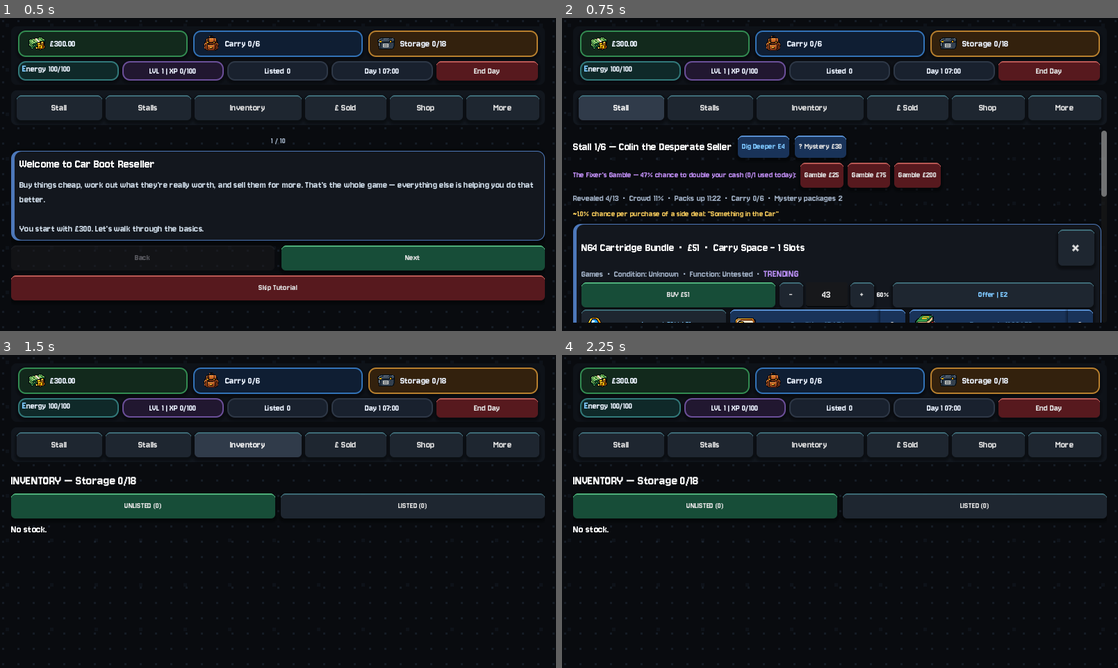
Above: before the commit, frames 1-4 (two rows, left to right).
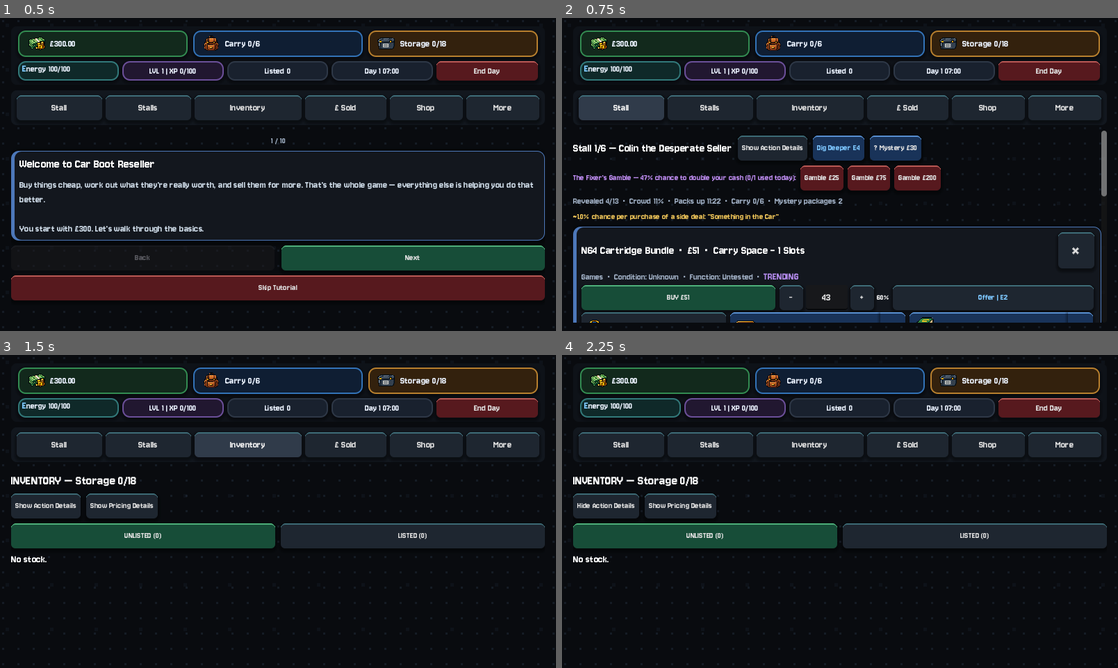
Above: after the commit, the same moments.

Repository: wmilburn1997-ai/car-boot-reseller
Game: Godot game, scene res://Main.tscn
Same seed, same stepped clock (60 frames per second), same inputs: the game is played once before the commit and once after it.
Inputs (mouse positions are in pixels of both pictures, inside the frame that each line leads up to):
- Up to frame 1 (0.5 s): no input
- Up to frame 2 (0.75 s): click "Stall" at 0.5 s
- Up to frame 3 (1.5 s): click "Inventory" at 1.25 s
- Up to frame 4 (2.25 s): click (606, 505) at 2 s, where only the run after the commit has a clickable "Show Action Details"

Frame 1 is identical in both runs. In frame 2, 10% of the frame differs, in the area x 2-98%, y 37-98%; in frame 3, 15%; in frame 4, 15%, in the area x 2-98%, y 44-67%.

Commit message:
Add collapsible action/pricing details to reduce text density

Diff:
--- a/main.gd
+++ b/main.gd
@@ -1361,7 +1361,7 @@
 		help_btn.add_theme_font_size_override("font_size", 13)
 		help_btn.pressed.connect(Callable(self, "queue_popup").bind(help_text, "info"))
 		header_row.add_child(help_btn)
-	if note_bbcode_text != "":
+	if note_bbcode_text != "" and show_action_details:
 		var note = RichTextLabel.new()
 		note.bbcode_enabled = true
 		note.fit_content = true
@@ -1400,6 +1400,31 @@
 	badge.add_theme_font_size_override("font_size", 13)
 	badge.add_theme_color_override("font_color", Color(1.0,0.84,0.35,1.0))
 	return badge
+
+func make_action_details_toggle():
+	var btn = Button.new()
+	btn.text = "Hide Action Details" if show_action_details else "Show Action Details"
+	btn.tooltip_text = "Toggles whether Condition/Research/Test/etc. results show their full detail text, or just a compact header."
+	style_button(btn, "nav")
+	btn.pressed.connect(func():
+		show_action_details = not show_action_details
+		if current_screen_name == "show_stall":
+			show_stall()
+		else:
+			show_inventory()
+	)
+	return btn
+
+func make_pricing_details_toggle():
+	var btn = Button.new()
+	btn.text = "Hide Pricing Details" if show_pricing_details else "Show Pricing Details"
+	btn.tooltip_text = "Toggles whether the fee/postage/profit breakdown shows in full, or just the estimated profit."
+	style_button(btn, "nav")
+	btn.pressed.connect(func():
+		show_pricing_details = not show_pricing_details
+		show_inventory()
+	)
+	return btn
 
 func make_category_icon_rect(category):
 	if not category_icons.has(category):
@@ -2187,6 +2212,7 @@
 	title.add_theme_font_size_override("font_size", 18)
 	title.text = "Stall %d/%d — %s" % [current_stall_index + 1, stalls.size(), seller_display]
 	title_row.add_child(title)
+	title_row.add_child(make_action_details_toggle())
 
 	var browse = Button.new()
 	browse.text = "Dig Deeper E4"
@@ -3062,6 +3088,12 @@
 	title.add_theme_font_size_override("font_size", 20)
 	title.text = "INVENTORY — Storage %d/%d" % [inventory_space_used(), storage_upgrades[storage_level]["capacity"]]
 	body.add_child(title)
+	var toggle_row = HFlowContainer.new()
+	toggle_row.add_theme_constant_override("h_separation", 8)
+	toggle_row.add_theme_constant_override("v_separation", 8)
+	body.add_child(toggle_row)
+	toggle_row.add_child(make_action_details_toggle())
+	toggle_row.add_child(make_pricing_details_toggle())
 
 	var unlisted_count = 0
 	var listed_count = 0
@@ -3387,7 +3419,10 @@
 		breakdown_live.size_flags_horizontal = Control.SIZE_EXPAND_FILL
 		breakdown_live.add_theme_font_size_override("normal_font_size", 15)
 		breakdown_live.add_theme_color_override("default_color", Color(0.72,0.78,0.85,1.0))
-		breakdown_live.text = format_sale_breakdown(item, float(item["listing"])) + "\n" + format_sale_estimate(item, float(item["listing"]))
+		if show_pricing_details:
+			breakdown_live.text = format_sale_breakdown(item, float(item["listing"])) + "\n" + format_sale_estimate(item, float(item["listing"]))
+		else:
+			breakdown_live.text = format_sale_summary(item, float(item["listing"]))
 		card.add_child(breakdown_live)
 		return
 
@@ -3411,7 +3446,10 @@
 	breakdown.size_flags_horizontal = Control.SIZE_EXPAND_FILL
 	breakdown.add_theme_font_size_override("normal_font_size", 15)
 	breakdown.add_theme_color_override("default_color", Color(0.72,0.78,0.85,1.0))
-	breakdown.text = format_sale_breakdown(item, initial_value) + "\n" + format_sale_estimate(item, initial_value)
+	if show_pricing_details:
+		breakdown.text = format_sale_breakdown(item, initial_value) + "\n" + format_sale_estimate(item, initial_value)
+	else:
+		breakdown.text = format_sale_summary(item, initial_value)
 
 	var minus_btn = Button.new()
 	minus_btn.text = "-"
@@ -3526,6 +3564,19 @@
 	queue_popup("Item Quick Sold: %s — £%.2f" % [item["name"], quick_price], "success")
 	save_game()
 	show_inventory()
+
+var show_pricing_details = false
+var show_action_details = false
+
+func format_sale_summary(item, price):
+	var costs = selling_costs(item, price)
+	var insurance_pack = float(costs["insurance"]) + float(costs["packaging"])
+	var total_costs = float(costs["fee"]) + float(costs["postage"]) + insurance_pack
+	var net = price - total_costs
+	var extra_spend = float(item.get("extra_spend", 0.0))
+	var profit = net - float(item["paid"]) - extra_spend
+	var profit_color = "#8cd98f" if profit >= 0.0 else "#e88c7a"
+	return "Est. profit: [color=%s]£%+.2f[/color]  •  [i](tap Show Pricing Details for the full breakdown)[/i]" % [profit_color, profit]
 
 func format_sale_breakdown(item, price):
 	var costs = selling_costs(item, price)
@@ -4447,6 +4498,10 @@
 	show_shop()
 
 var patch_notes = [
+	{"version": "v56", "notes": [
+		"Reduced text density: the pricing breakdown (fee/postage/insurance/profit math) and completed-action detail text (Condition/Research/Test/etc. results) are now collapsed by default, showing a compact summary instead",
+		"Added 'Show Action Details' toggle on the stall page and Inventory, and 'Show Pricing Details' toggle on Inventory — no information was removed, just made opt-in instead of always-on",
+	]},
 	{"version": "v55", "notes": [
 		"Added Auctions — unlocks at Level 6. A third way to sell (alongside Quick Sell and Create Listing): put an item up for 3 days and the final price varies based on real bidding dynamics, not a fixed number",
 		"Any item can get a surprise result either way — but rarer finds and items in a trending category get meaningfully better odds of a real bidding war, without ordinary items being locked out of the upside entirely",
